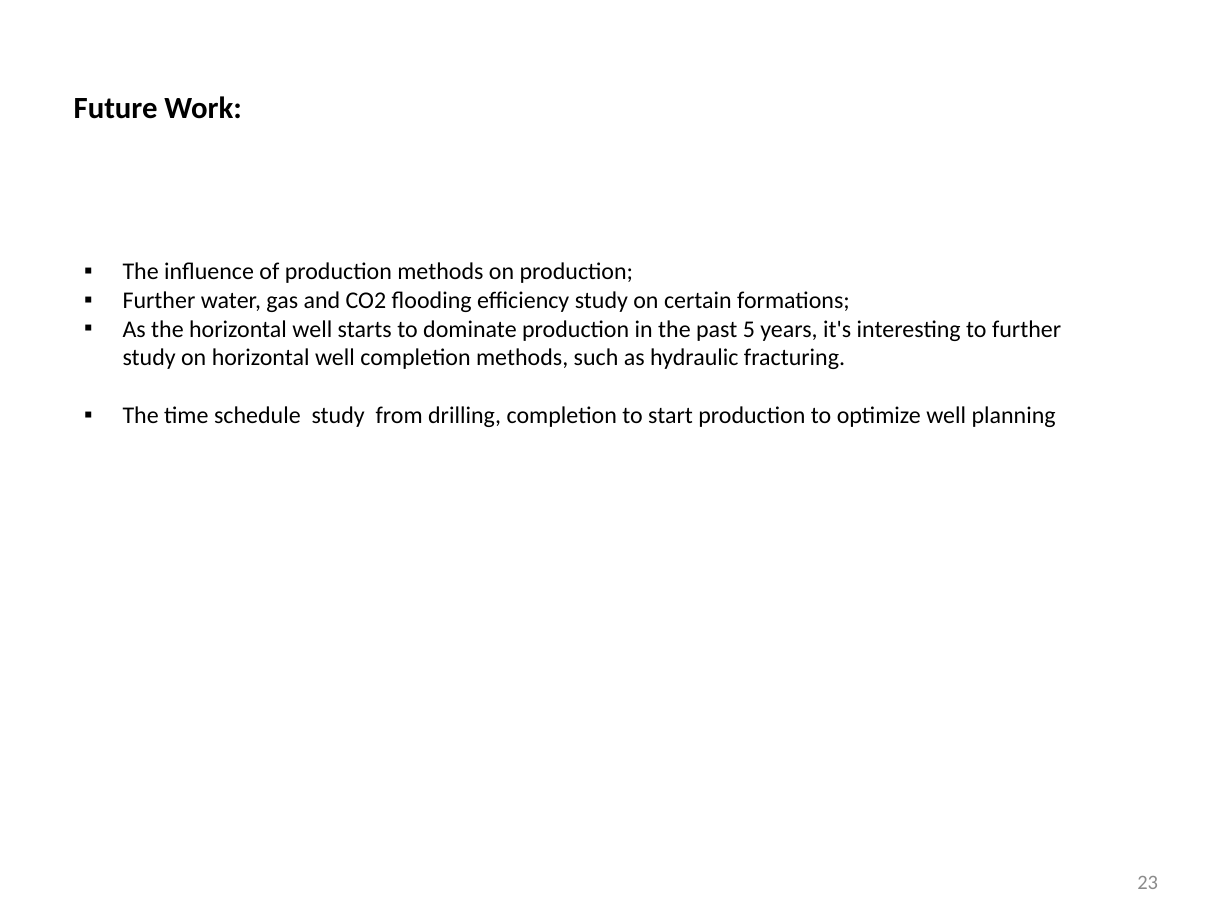
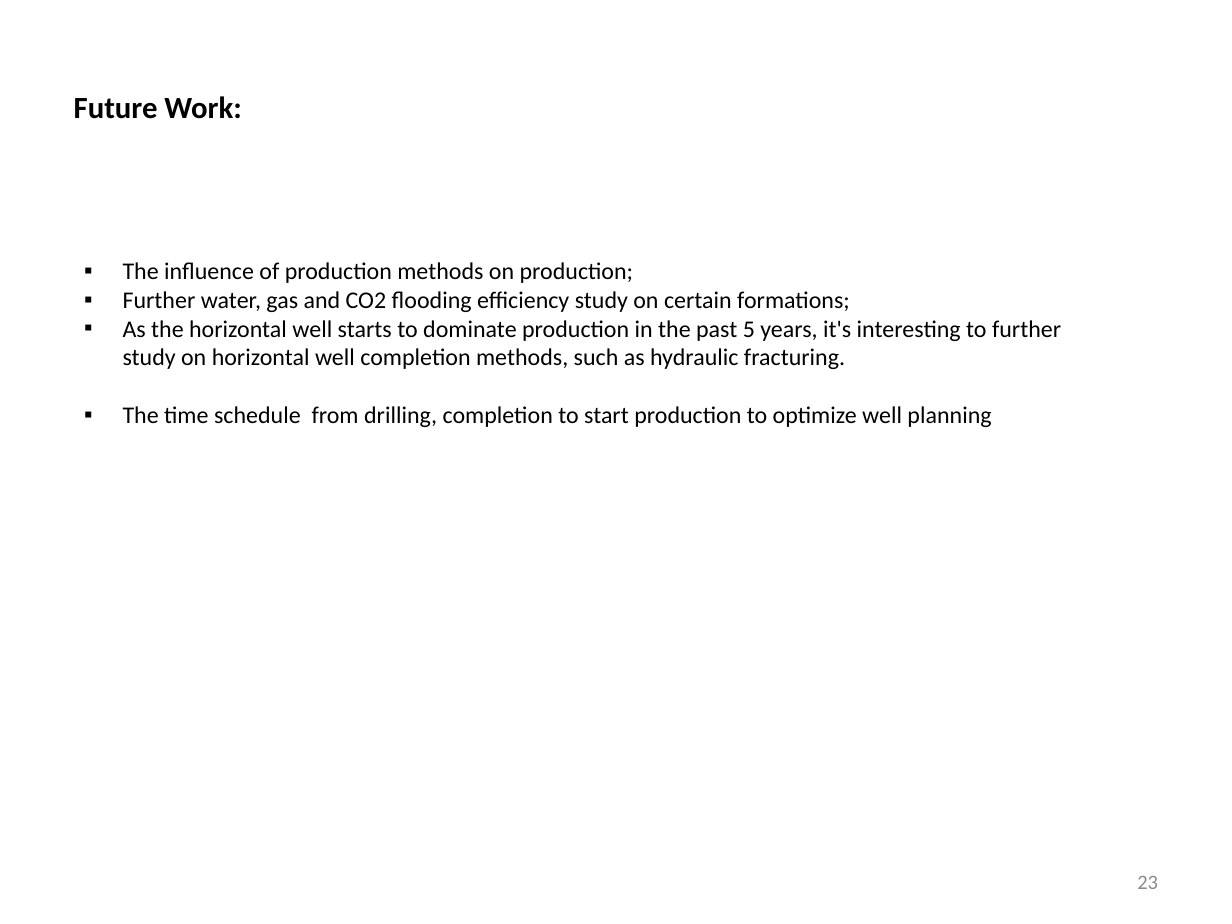
Before and after one commit to Jingxiang6/capstone_projection_1_new_mexico_ocd_oil_gas_well_incident_data_practice, a slide deck: slide 23 of capstone_project1_New_Mexico_Well_Oil_Gas_Spill_Incidents.pptx. Drawn at 1232x924 pixels with LibreOffice and Linux fonts; fonts in the diff are those of the drawing. Boxes give left, top, right and bottom in pixels: in the first picture for what was removed or moved away, otherwise in the second. Text is boxed around its words. In the diff, an @@ line names an element or a change of style, - is before the commit and + after.

```diff
--- a/capstone_project1_New_Mexico_Well_Oil_Gas_Spill_Incidents.pptx
+++ b/capstone_project1_New_Mexico_Well_Oil_Gas_Spill_Incidents.pptx
@@ text at box(123, 406, 991, 427): text changed @@
-▪ The time schedule study from drilling, completion to start production to optimize well planning
+▪ The time schedule from drilling, completion to start production to optimize well planning
```
Also in this commit, not shown: 3 other files.
